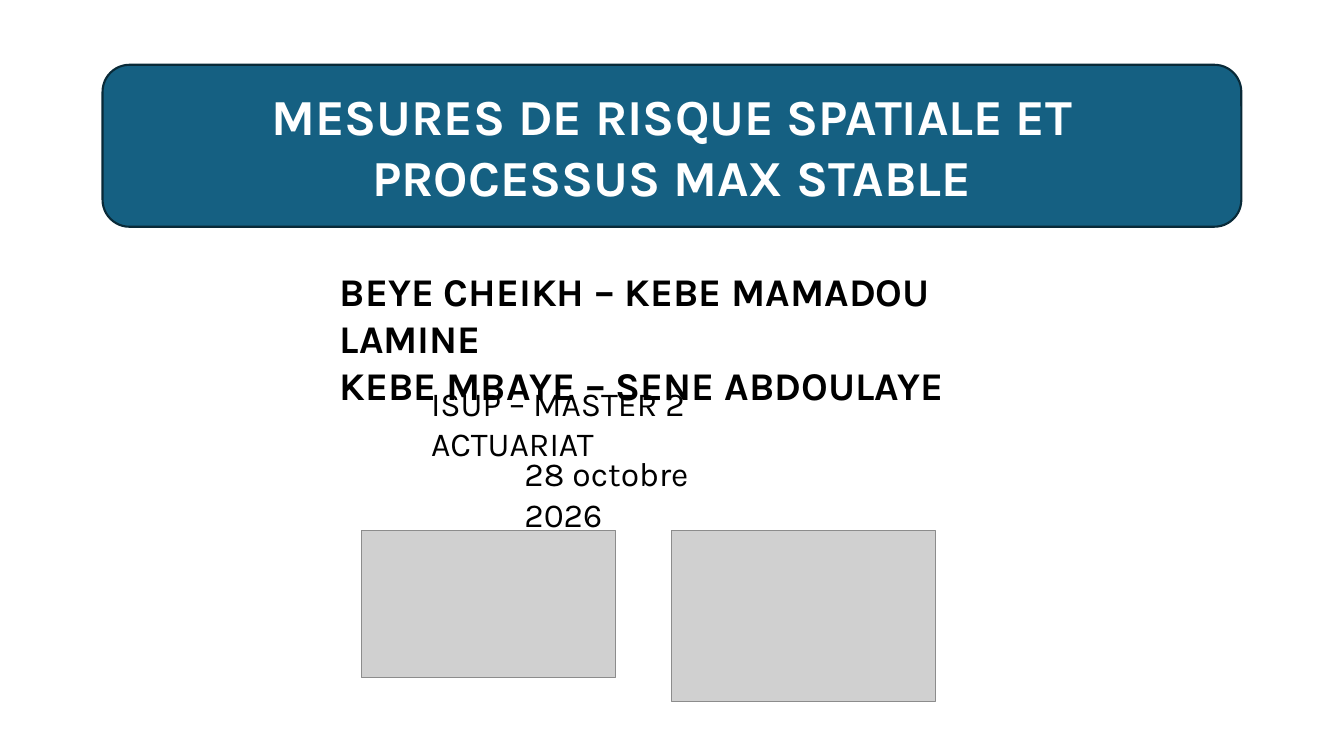
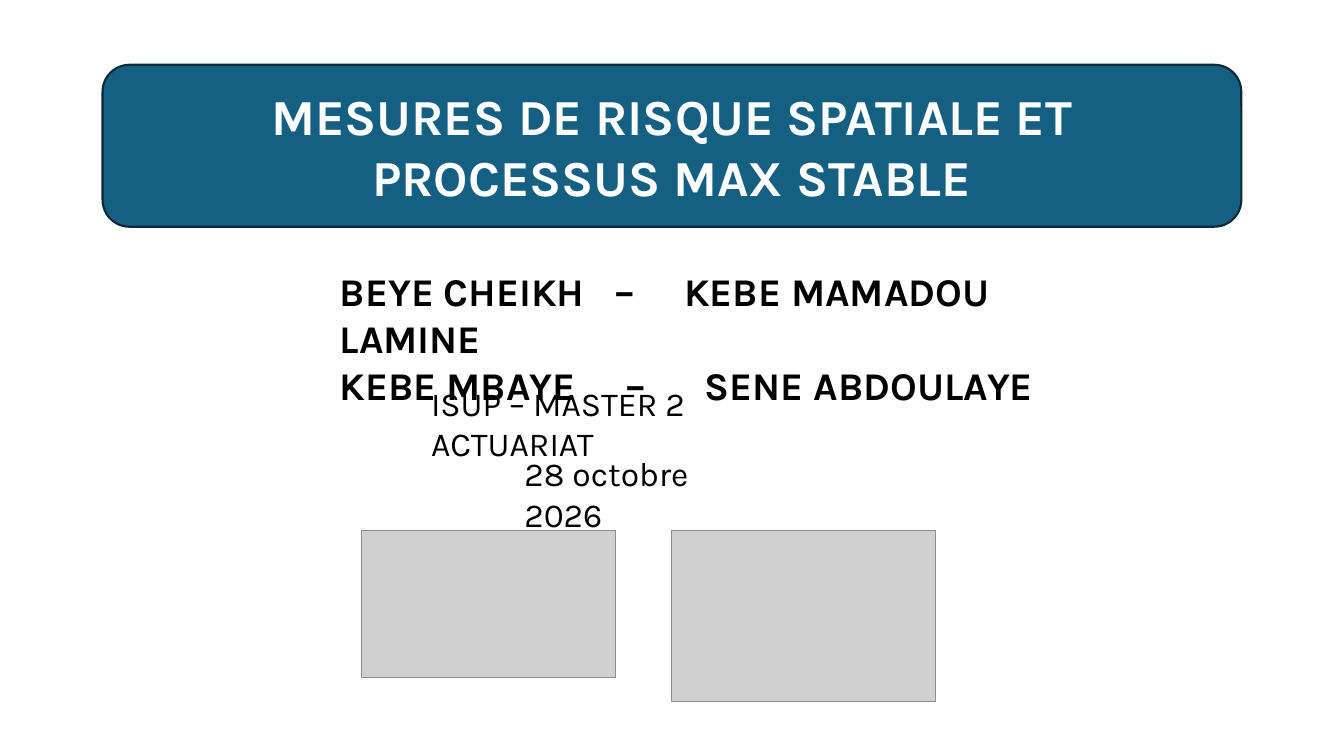
Before and after one commit to MamadouLamine27/projet-tve-max-stable, a slide deck: slide 1 of pptx/presentation.pptx. Drawn at 1344x756 pixels with LibreOffice and Linux fonts; fonts in the diff are those of the drawing; grey boxes stand for pictures. Boxes give left, top, right and bottom in pixels: in the first picture for what was removed or moved away, otherwise in the second. Text is boxed around its words. In the diff, an @@ line names an element or a change of style, - is before the commit and + after.

```diff
--- a/pptx/presentation.pptx
+++ b/pptx/presentation.pptx
@@ text "BEYE CHEIKH – KEBE MAMADOU ..." rewrapped from <box>340,280,944,410</box> to <box>340,280,1033,410</box> @@
```
Also in this commit, not shown: 4 slides added.
